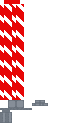
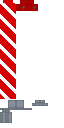
Two versions of the same layered image (64 x 128). Layer-by-layer changes:
painted on "Background" over [0, 0, 38, 100]
